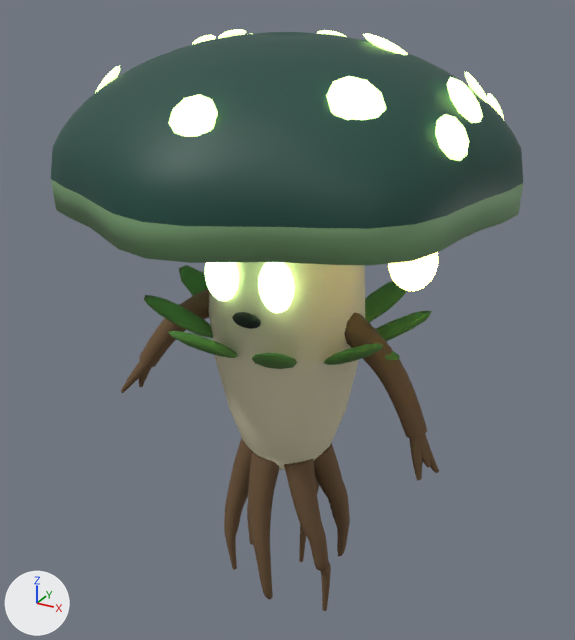
The glTF model first-person-verdant/public/characters/mycel/mycel.glb as it was, and as the next commit left it.
Before and after are seen from a camera (50 mm lens) standing at (1.051, -1.906, 0.928) and looking at (-0.01, 0.023, -0.037). Every picture has the same lights, and +X, +Y and +Z are marked at lower left. The older version comes first. Where no turn or scale is listed for an object, it has been applied to the vertices. Vertices at exactly the same position are counted once.

Objects in the first picture: 'ArmL', 'ArmR', 'Body', 'BodyExtras', 'Cap', 'EyeL', 'EyeR', 'Heartseed', 'Spots' and 1 more.
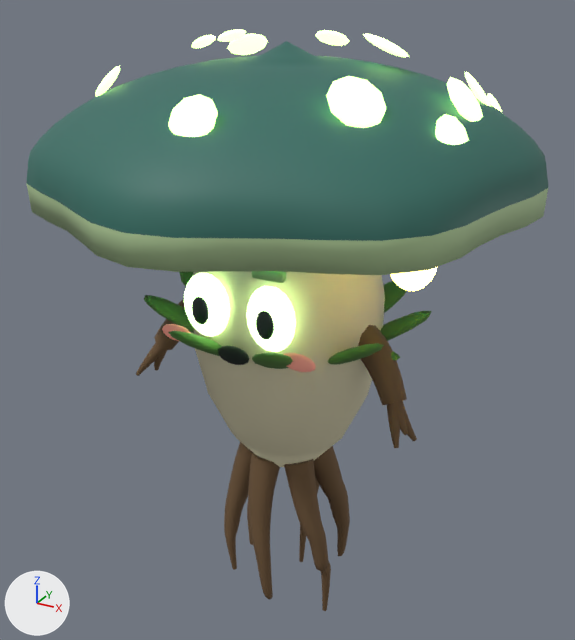
The change, as a diff of the scene's bpy script:
```diff
--- a/first-person-verdant/public/characters/mycel/mycel.glb.py
+++ b/first-person-verdant/public/characters/mycel/mycel.glb.py
@@ mat_my_cap @@
 mat_my_cap = principled_material('MY_Cap')
-mat_my_cap.base_color = (0.0097, 0.0658, 0.0478)  # dark cyan #19493e
+mat_my_cap.base_color = (0.0342, 0.154, 0.125)  # dark cyan #346d63
 mat_my_cap.roughness = 0.55
@@ mat_my_rim @@
 mat_my_rim = principled_material('MY_Rim')
-mat_my_rim.base_color = (0.216, 0.399, 0.19)  # green #80a979
+mat_my_rim.base_color = (0.459, 0.632, 0.334)  # green #b4d09c
 mat_my_rim.roughness = 0.6
@@ me_body @@
-me_body.from_pydata(...)  # 192 vertices, 380 faces; spans x -0.235..0.235, y -0.216..0.216, z -0.5..0.36
+me_body.from_pydata(...)  # 168 vertices, 332 faces; spans x -0.29..0.29, y -0.267..0.27, z -0.48..0.32
+# me_body part 1: 192 vertices removed from x -0.235..0.235, y -0.216..0.216, z -0.5..0.36; 168 vertices added at x -0.29..0.29, y -0.267..0.27, z -0.48..0.32
 me_body.materials.append(mat_my_stem)
@@ me_arml @@
-me_arml.from_pydata(...)  # 268 vertices, 516 faces; spans x -0.02..0.33, y -0.145..0.044, z -0.353..0.04
+me_arml.from_pydata(...)  # 268 vertices, 516 faces; spans x -0.021..0.26, y -0.145..0.05, z -0.273..0.049
+# me_arml part 2: the loose piece of 48 vertices spanning x 0.24..0.3, y -0.145..-0.063, z -0.353..-0.236 is moved by (-0.07, 0.0, 0.08)
+# me_arml part 3: the loose piece of 48 vertices spanning x 0.241..0.315, y -0.117..-0.061, z -0.323..-0.234 is moved by (-0.07, 0.0, 0.08)
+# me_arml part 4: the loose piece of 48 vertices spanning x 0.243..0.33, y -0.102..-0.059, z -0.353..-0.238 is moved by (-0.07, 0.0, 0.08)
+# me_arml part 5: 72 of 268 vertices moved; they spanned x -0.02..0.285, y -0.108..0.044, z -0.265..0.04 and now span x -0.021..0.219, y -0.111..0.05, z -0.189..0.049; mean shift (-0.035, 0.0, 0.034); largest move (0.251, -0.108, -0.247) -> (0.176, -0.111, -0.165)
 me_arml.materials.append(mat_my_root)
@@ me_armr @@
-me_armr.from_pydata(...)  # 268 vertices, 516 faces; spans x -0.33..0.02, y -0.146..0.044, z -0.354..0.04
+me_armr.from_pydata(...)  # 268 vertices, 516 faces; spans x -0.26..0.021, y -0.146..0.05, z -0.274..0.049
+# me_armr part 6: the loose piece of 48 vertices spanning x -0.33..-0.241, y -0.146..-0.062, z -0.354..-0.234 is moved by (0.07, 0.0, 0.08)
+# me_armr part 7: the loose piece of 48 vertices spanning x -0.3..-0.24, y -0.102..-0.059, z -0.352..-0.242 is moved by (0.07, 0.0, 0.08)
+# me_armr part 8: 72 of 268 vertices moved; they spanned x -0.285..0.02, y -0.108..0.044, z -0.265..0.04 and now span x -0.219..0.021, y -0.111..0.05, z -0.189..0.049; mean shift (0.035, 0.0, 0.034); largest move (-0.251, -0.108, -0.247) -> (-0.176, -0.111, -0.165)
+# other edits to the shape of me_armr do not show in these pictures
 me_armr.materials.append(mat_my_root)
@@ me_cap @@
-me_cap.from_pydata(...)  # 522 vertices, 1040 faces; spans x -0.62..0.62, y -0.63..0.592, z -0.06..0.357
+me_cap.from_pydata(...)  # 522 vertices, 1040 faces; spans x -0.68..0.68, y -0.691..0.649, z -0.06..0.34
+# me_cap part 9: 520 of 522 vertices moved; they spanned x -0.62..0.62, y -0.63..0.592, z -0.06..0.357 and now span x -0.68..0.68, y -0.691..0.649, z -0.06..0.298; mean shift (0.0, 0.0, -0.036); largest move (0.0, -0.618, 0.086) -> (0.0, -0.678, 0.072)
 me_cap.materials.append(mat_my_cap)
@@ me_eyel @@
-me_eyel.from_pydata(...)  # 146 vertices, 288 faces; spans x -0.052..0.052, y -0.03..0.03, z -0.075..0.075
+me_eyel.from_pydata(...)  # 146 vertices, 288 faces; spans x -0.072..0.072, y -0.032..0.032, z -0.092..0.092
+# me_eyel part 10: the whole mesh is scaled about its middle by (1.38, 1.07, 1.23)
 me_eyel.materials.append(mat_my_eye)
@@ me_eyer @@
-me_eyer.from_pydata(...)  # 146 vertices, 288 faces; spans x -0.052..0.052, y -0.03..0.03, z -0.075..0.075
+me_eyer.from_pydata(...)  # 146 vertices, 288 faces; spans x -0.072..0.072, y -0.032..0.032, z -0.092..0.092
+# me_eyer part 11: the whole mesh is scaled about its middle by (1.38, 1.07, 1.23)
 me_eyer.materials.append(mat_my_eye)
@@ ob_eyel @@
 ob_eyel = bpy.data.objects.new('EyeL', me_eyel)
-ob_eyel.location = (0.085, -0.212, 0.17)
+ob_eyel.location = (0.1, -0.267, 0.1)
@@ ob_eyer @@
 ob_eyer = bpy.data.objects.new('EyeR', me_eyer)
-ob_eyer.location = (-0.085, -0.212, 0.17)
+ob_eyer.location = (-0.1, -0.267, 0.1)
@@ ob_pupilr @@
+ob_pupilr = bpy.data.objects.new('PupilR', me_pupilr)  # a UV sphere (12 segments, 8 rings, poles along z) spanning x -0.027..0.027, y -0.009..0.009, z -0.04..0.04; in mat_my_pupil (dark green #1f342b)
+ob_pupilr.location = (-0.1, -0.298, 0.095)
@@ ob_pupill @@
+ob_pupill = bpy.data.objects.new('PupilL', me_pupill)  # a UV sphere (12 segments, 8 rings, poles along z) spanning x -0.027..0.027, y -0.009..0.009, z -0.04..0.04; in mat_my_pupil (dark green #1f342b)
+ob_pupill.location = (0.1, -0.298, 0.095)
@@ ob_cheekr @@
+ob_cheekr = bpy.data.objects.new('CheekR', me_cheekr)  # a UV sphere (12 segments, 8 rings, poles along z) spanning x -0.052..0.052, y -0.009..0.009, z -0.025..0.025; in mat_my_blush (beige #eba28f)
+ob_cheekr.location = (-0.19, -0.286, 0.005)
@@ ob_cheekl @@
+ob_cheekl = bpy.data.objects.new('CheekL', me_cheekl)  # a UV sphere (12 segments, 8 rings, poles along z) spanning x -0.052..0.052, y -0.009..0.009, z -0.025..0.025; in mat_my_blush (beige #eba28f)
+ob_cheekl.location = (0.19, -0.286, 0.005)
```

Changed parts and their boxes (x1, y1, x2, y2) in the pictures (575 x 640 px; the box of a moved part takes in the faces that stretch with it):
'Cap', recoloured, reshaped (green to dark cyan, 11% wider): before (51, 32, 523, 266); after (26, 41, 548, 275)
'Body', reshaped (24% wider): before (209, 262, 365, 470); after (191, 271, 385, 467)
'ArmL', reshaped: before (344, 312, 439, 480); after (358, 325, 417, 448)
'EyeL', moved, rescaled (35% wider, 29% taller): before (258, 262, 294, 313); after (247, 286, 296, 352)
'EyeR', moved, rescaled: before (205, 262, 239, 301); after (184, 273, 230, 337)
'ArmR', reshaped: before (121, 288, 210, 393); after (136, 299, 185, 376)
'PupilL', added: after (256, 311, 274, 339)
'CheekL', added: after (283, 353, 316, 372)
'PupilR', added: after (192, 297, 209, 324)
'CheekR', added: after (162, 324, 191, 341)
part 2 of me_arml, moved or reshaped: before (409, 435, 423, 480); after (387, 402, 401, 448)
part 3 of me_arml, moved or reshaped: before (414, 433, 431, 468); after (391, 401, 408, 435)
part 4 of me_arml, moved or reshaped: before (422, 434, 439, 473); after (399, 400, 417, 441)
part 5 of me_arml, moved or reshaped: before (344, 312, 428, 438); after (358, 325, 407, 406)
part 6 of me_armr, moved or reshaped: before (121, 361, 149, 393); after (136, 342, 165, 376)
part 7 of me_armr, moved or reshaped: before (139, 367, 152, 387); after (154, 349, 167, 370)
part 8 of me_armr, moved or reshaped: before (139, 288, 210, 367); after (154, 299, 185, 350)
